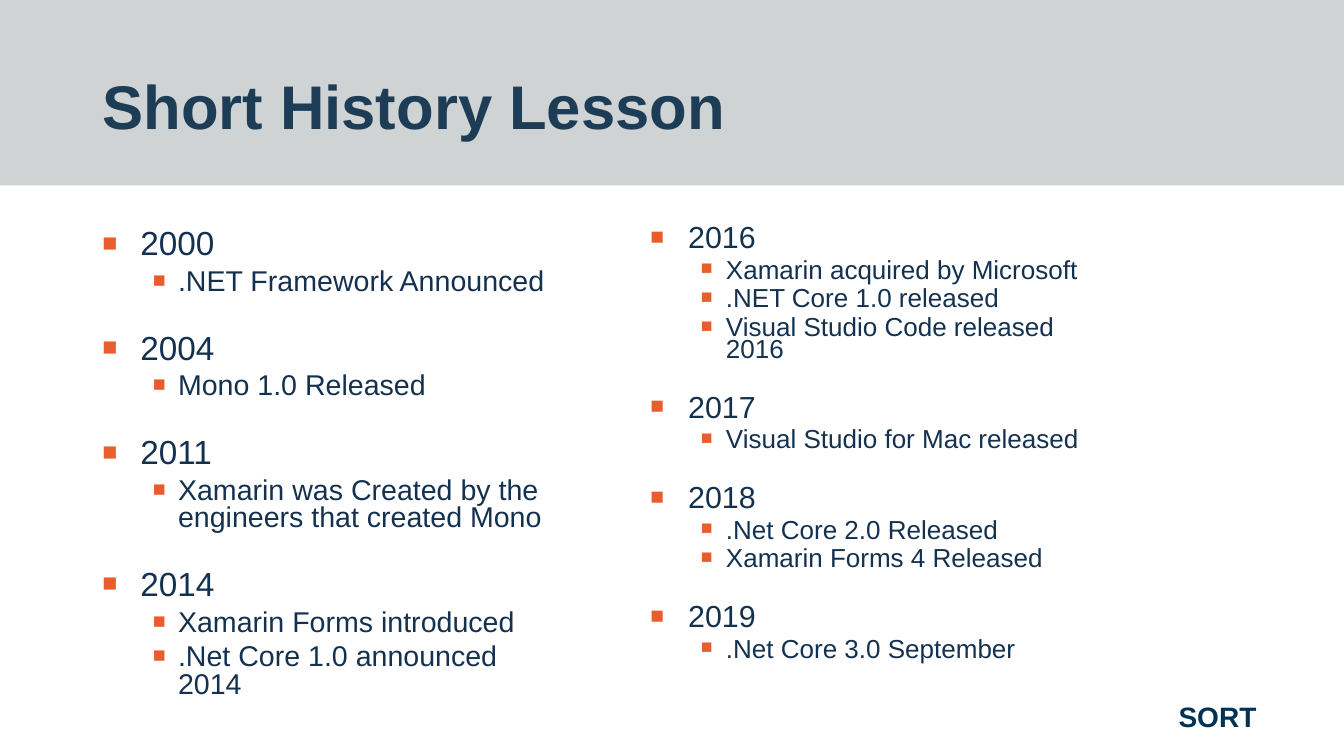
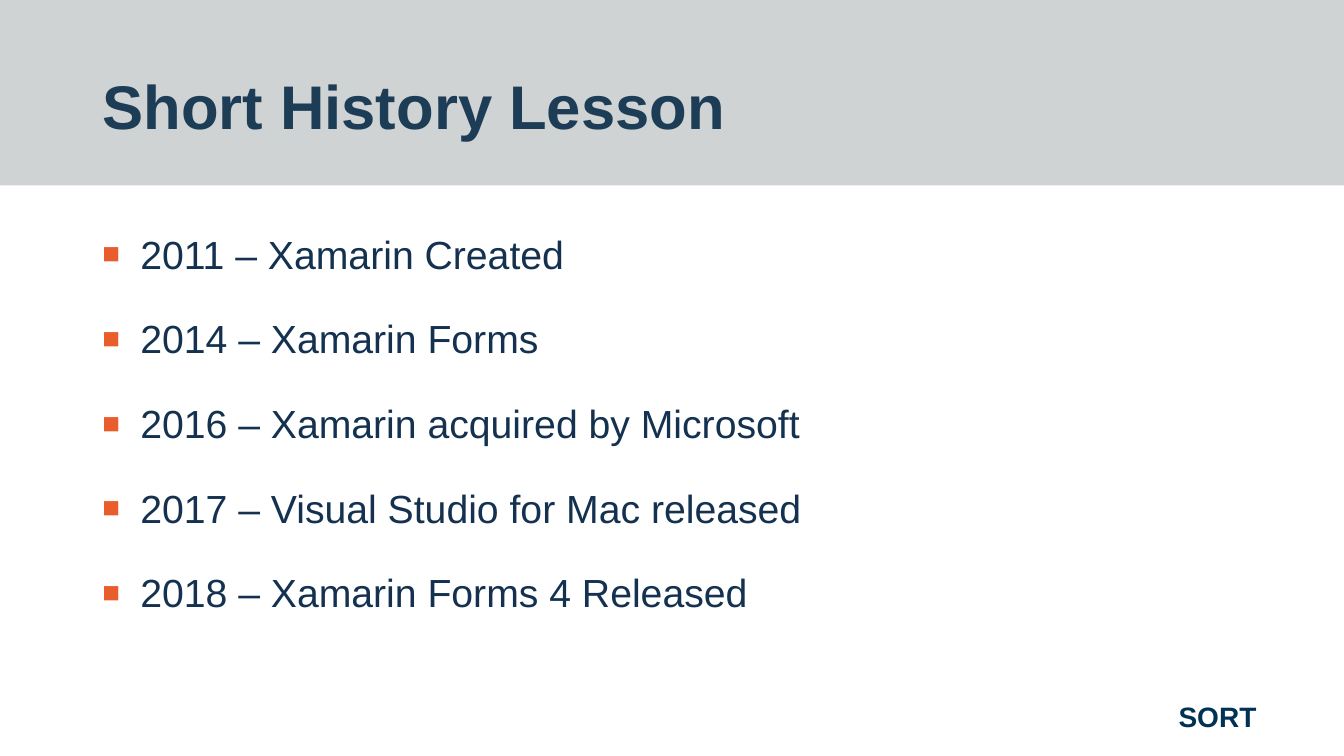
Before and after one commit to worthingtonjg/Sort2019, a slide deck: slide 6 of XamarinForms/Final - Xamarin Forms - Sort 2019 - Jon Worthington.pptx (slide 4 before the commit). Drawn at 1344x756 pixels with LibreOffice and Linux fonts; fonts in the diff are those of the drawing; background and template pictures are left out. Boxes give left, top, right and bottom in pixels: in the first picture for what was removed or moved away, otherwise in the second. Text is boxed around its words. In the diff, an @@ line names an element or a change of style, - is before the commit and + after.

```diff
--- a/XamarinForms/Final - Xamarin Forms - Sort 2019 - Jon Worthington.pptx
+++ b/XamarinForms/Final - Xamarin Forms - Sort 2019 - Jon Worthington.pptx
@@ text at box(140, 240, 801, 608): text changed; size 20.4 to 28 pt @@
-■ 2000
-  ■ .NET Framework Announced
-■ 2004
-  ■ Mono 1.0 Released
-■ 2011
-  ■ Xamarin was Created by the engineers that created Mono
-■ 2014
-  ■ Xamarin Forms introduced
-  ■ .Net Core 1.0 announced 2014
+■ 2011 – Xamarin Created
+■ 2014 – Xamarin Forms
+■ 2016 – Xamarin acquired by Microsoft
+■ 2017 – Visual Studio for Mac released
+■ 2018 – Xamarin Forms 4 Released
@@ text removed at box(688, 260, 1078, 664) @@
-■ 2016
-  ■ Xamarin acquired by Microsoft
-  ■ .NET Core 1.0 released
-  ■ Visual Studio Code released 2016
-■ 2017
-  ■ Visual Studio for Mac released
-■ 2018
-  ■ .Net Core 2.0 Released
-  ■ Xamarin Forms 4 Released
-■ 2019
-  ■ .Net Core 3.0 September
```
Also in this commit, not shown: 5 other slides changed, 2 slides added, 1 slide removed, 1 other file.
